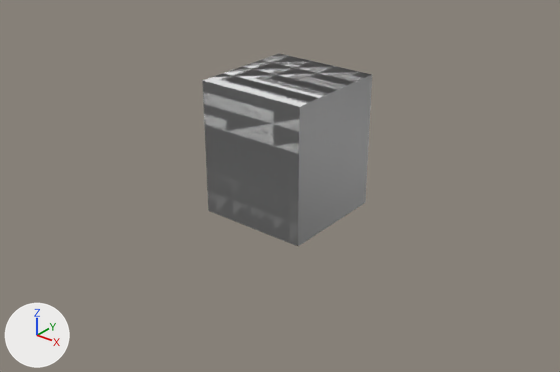
An edit to the FBX model Assets/Flora/Content/Mapa.fbx, drawn before and after from the same camera.
Both versions are drawn from a 50 mm lens placed at (55.5, -71.0, 34.4), pointed at (0.7, -2.4, -8.1). Lighting does not change. The marker at lower left points along +X, +Y and +Z. Where no turn or scale is listed for an object, it has been applied to the vertices.

Script lines for the objects in view, before the commit:
```python
ob_canto_baixo_direito = bpy.data.objects.new('Canto-Baixo-Direito', me_plane_028)
ob_canto_baixo_direito.location = (1.04, 1.02, -2.19)
ob_canto_baixo_esquerdo = bpy.data.objects.new('Canto-Baixo-Esquerdo', me_plane_027)
ob_canto_baixo_esquerdo.location = (1.04, -1.06, -2.19)
ob_canto_cima_direito = bpy.data.objects.new('Canto-Cima-Direito', me_plane_025)
ob_canto_cima_direito.location = (-1.04, 1.02, -2.19)
ob_canto_cima_esquerdo = bpy.data.objects.new('Canto-Cima-Esquerdo', me_plane_026)
ob_canto_cima_esquerdo.location = (-1.04, -1.06, -2.19)
ob_flor = bpy.data.objects.new('Flor', me_plane_019)
ob_flor.location = (0.0, 0.0, 0.0)
ob_lateral_direita = bpy.data.objects.new('Lateral-Direita', me_plane_024)
ob_lateral_direita.location = (0.0, -0.02, -0.45)
ob_lateral_esquerda = bpy.data.objects.new('Lateral-Esquerda', me_plane_023)
ob_lateral_esquerda.location = (0.0, -0.02, -0.45)
ob_meio_baixo = bpy.data.objects.new('Meio-baixo', me_plane_022)
ob_meio_baixo.location = (0.0, 0.0, -0.45)
ob_meio_cima = bpy.data.objects.new('Meio-cima', me_plane_021)
ob_meio_cima.location = (0.0, 0.0, -0.45)
```
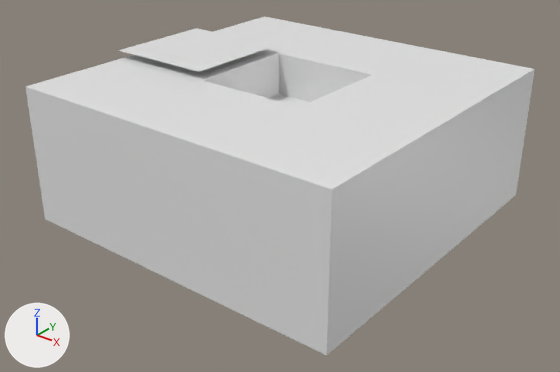
Where the newer file only moved an object's origin or applied its transform, the numbers keep the older frame.

The edits, one by one:
me_plane_025 has 7 vertices, 3 faces and spans x -6.2..8.3, y -8.3..6.2, z -10.0..7.5.
me_plane_025 is used by ob_canto_cima_direito; location (-1.04, 1.02, -2.19).
me_plane_025 part 3: the whole mesh is moved by (-14.6, 14.6, 0.0).
me_plane_023 has 8 vertices, 3 faces and spans x -7.3..7.3, y -7.3..7.3, z -11.7..5.8.
me_plane_023 is used by ob_lateral_esquerda; location (0.0, -0.02, -0.45).
me_plane_023 part 8: the whole mesh is moved by (0.0, -14.5, 0.0).
me_plane_024 has 8 vertices, 3 faces and spans x -7.3..7.3, y -7.3..7.3, z -11.7..5.8.
me_plane_024 is used by ob_lateral_direita; location (0.0, -0.02, -0.45).
me_plane_024 part 7: the whole mesh is moved by (0.0, 14.6, 0.0).
me_plane_022 has 8 vertices, 3 faces and spans x -7.3..7.3, y -7.3..7.3, z -11.7..5.8.
me_plane_022 is used by ob_meio_baixo; location (0.0, 0.0, -0.45).
me_plane_022 part 1: the whole mesh is moved by (14.6, 0.0, 0.0).
me_plane_028 has 7 vertices, 3 faces and spans x -8.3..6.2, y -8.3..6.2, z -10.0..7.5.
me_plane_028 is used by ob_canto_baixo_direito; location (1.04, 1.02, -2.19).
me_plane_028 part 5: the whole mesh is moved by (14.6, 14.6, 0.0).
me_plane_019 has 4 vertices, 1 face and spans x -7.28..7.28, y -7.28..7.28, z 0.0.
me_plane_019 is used by ob_flor; location (0.0, 0.0, 0.0).
me_plane_019 part 6: the whole mesh is moved by (-15.08, 0.0, 6.3).
me_plane_026 has 7 vertices, 3 faces and spans x -6.2..8.3, y -6.2..8.3, z -10.0..7.5.
me_plane_026 is used by ob_canto_cima_esquerdo; location (-1.04, -1.06, -2.19).
me_plane_026 part 4: the whole mesh is moved by (-14.6, -14.5, 0.0).
me_plane_027 has 7 vertices, 3 faces and spans x -8.3..6.2, y -6.2..8.3, z -10.0..7.5.
me_plane_027 is used by ob_canto_baixo_esquerdo; location (1.04, -1.06, -2.19).
me_plane_027 part 9: the whole mesh is moved by (14.6, -14.5, 0.0).
me_plane_021 has 8 vertices, 3 faces and spans x -7.3..7.3, y -7.3..7.3, z -11.7..5.8.
me_plane_021 is used by ob_meio_cima; location (0.0, 0.0, -0.45).
me_plane_021 part 2: the whole mesh is moved by (-14.6, 0.0, 0.0).

Pixel boxes (x1, y1, x2, y2) of what changed, in the pictures (560 x 372 px):
'Canto-Baixo-Esquerdo', mesh moved
    before: (298, 77, 372, 246)
    after: (207, 107, 418, 355)
'Canto-Cima-Esquerdo', mesh moved
    before: (203, 73, 305, 246)
    after: (25, 59, 202, 256)
'Lateral-Esquerda', mesh moved (not visible before)
    after: (107, 80, 299, 301)
'Meio-baixo', mesh moved
    before: (298, 75, 372, 245)
    after: (300, 75, 483, 289)
'Canto-Baixo-Direito', mesh moved
    before: (298, 76, 370, 240)
    after: (372, 49, 535, 236)
'Lateral-Direita', mesh moved
    before: (202, 55, 367, 154)
    after: (279, 31, 429, 102)
'Meio-cima', mesh moved
    before: (203, 54, 372, 154)
    after: (121, 50, 279, 98)
'Flor', mesh moved (not visible before)
    after: (118, 28, 275, 72)
'Canto-Cima-Direito', mesh moved (not visible before)
    after: (213, 17, 341, 53)
